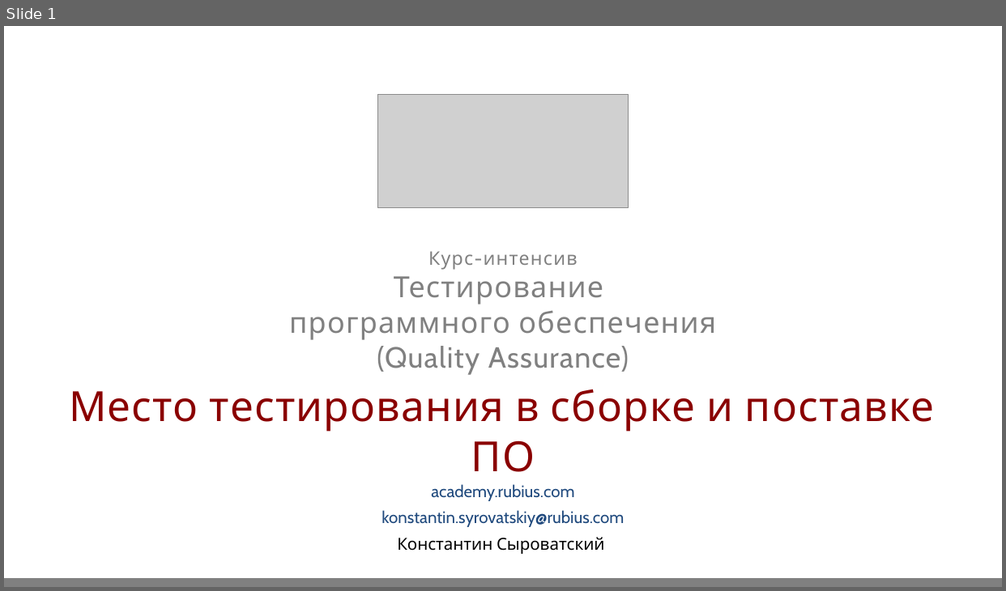
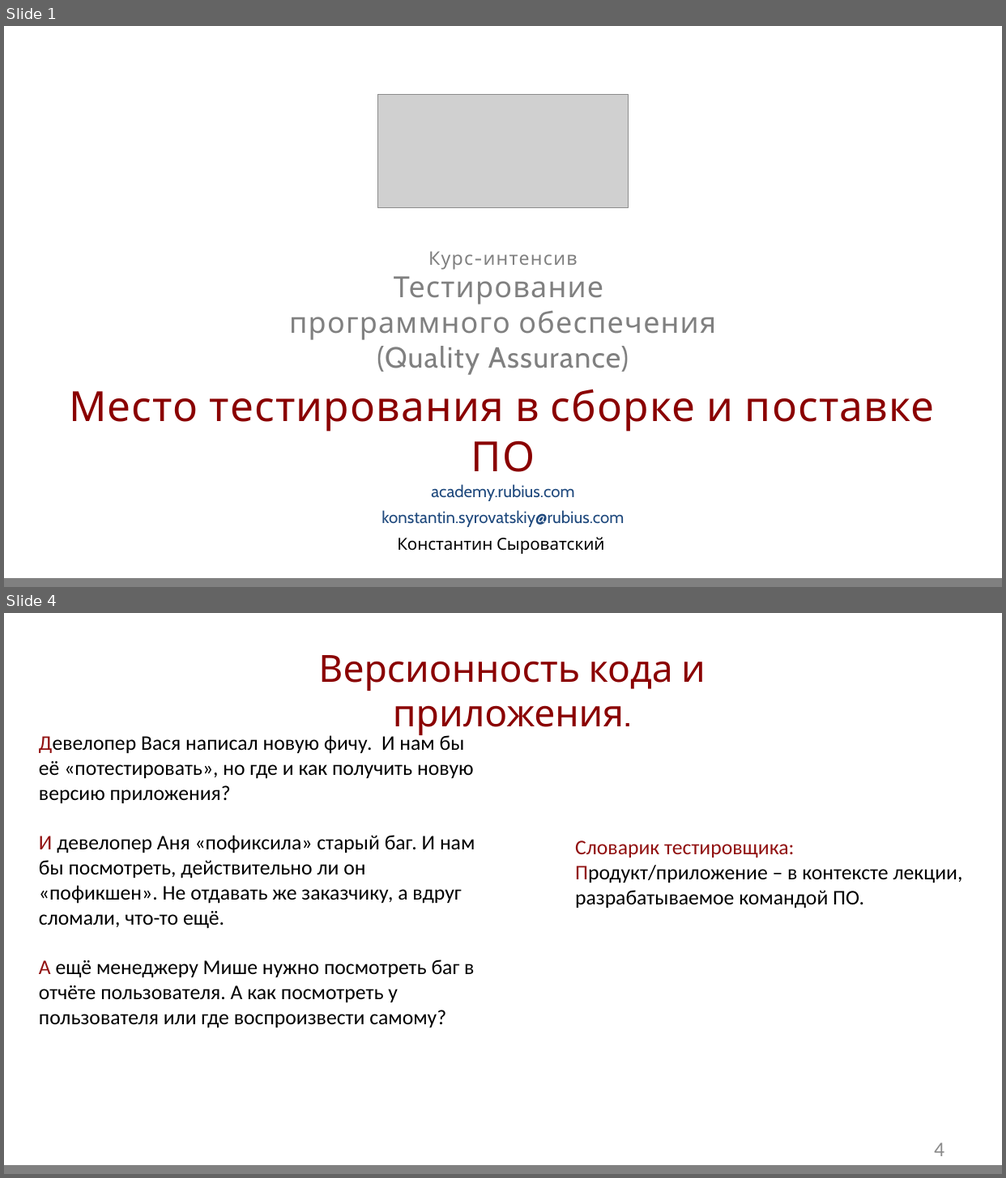
Before and after one commit to GidMaster/qa-courses, a slide deck: lection.pptx. Shown one above the other, each under a label of ours: slide 1 before the commit, slides 1 and 4 after it; the slides between them are not shown. The pictures are 1006x591 and 1006x1178 pixels, drawn with LibreOffice and Linux fonts; fonts in the diff are those of the drawing; grey boxes stand for pictures; background and template pictures are left out. Boxes give left, top, right and bottom in pixels: in the first picture for what was removed or moved away, otherwise in the second. Text is boxed around its words. In the diff, an @@ line names an element or a change of style, - is before the commit and + after.

```diff
--- a/lection.pptx
+++ b/lection.pptx
@@ slide 4 added at (4,613,1002,1174), background #FFFFFF; not listed: 2 template elements that a slide beside it also shows @@
@@ text added at (318,655,705,736), 36 pt, text #8A0000 @@
+Версионность кода и приложения.
@@ text added at (39,733,475,1029), 20 pt, text #000000 @@
+Девелопер Вася написал новую фичу. И нам бы её «потестировать», но где и как получить новую версию приложения?
+И девелопер Аня «пофиксила» старый баг. И нам бы посмотреть, действительно ли он «пофикшен». Не отдавать же заказчику, а вдруг сломали, что-то ещё.
+А ещё менеджеру Мише нужно посмотреть баг в отчёте пользователя. А как посмотреть у пользователя или где воспроизвести самому?
@@ text added at (575,841,963,909), 20 pt, text #000000 @@
+Словарик тестировщика:
+Продукт/приложение – в контексте лекции, разрабатываемое командой ПО.
@@ page number added at (934,1143,944,1157), 20 pt, text #8C8C8C @@
+4
```
Also in this commit, not shown: 12 slides changed, 13 other slides added, 4 slides removed.
